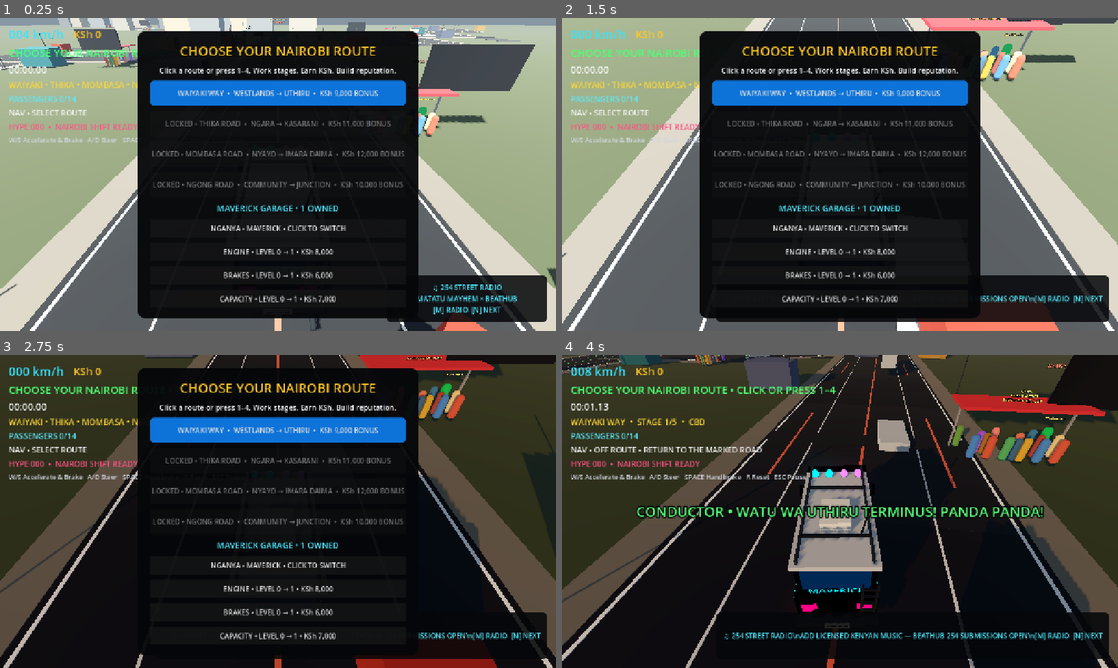
Above: before the commit, frames 1-4 (two rows, left to right).
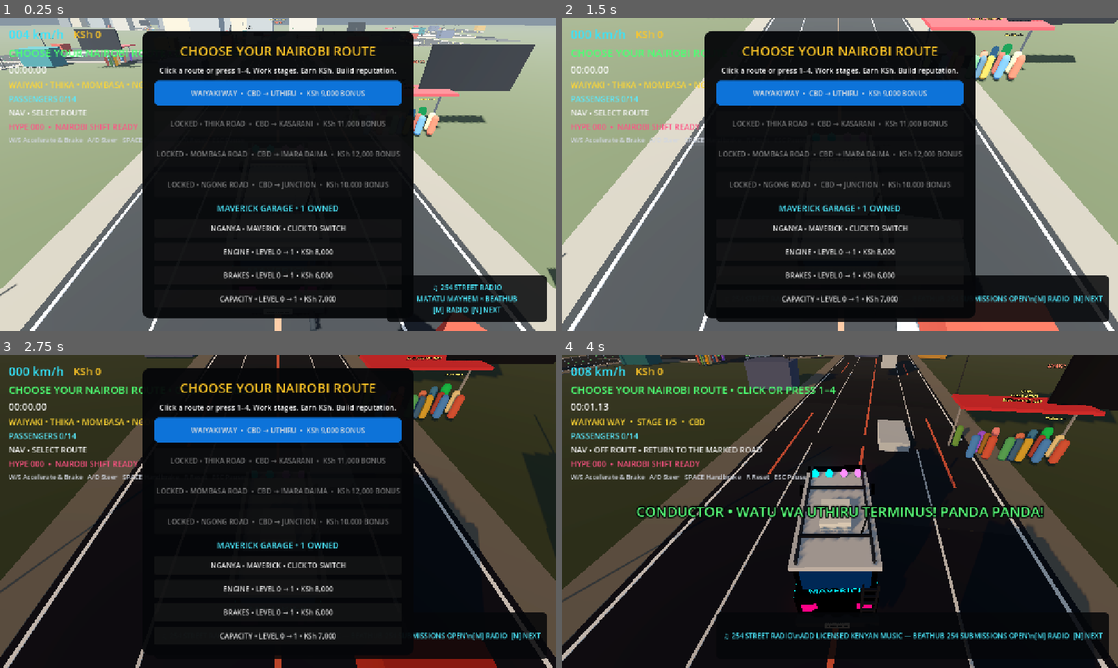
Above: after the commit, the same moments.

Repository: beathubonline-arch/Matatu-Mayhem
Game: Godot game, scene res://scenes/main/Main.tscn
Two runs of this game, one before a commit and one after it. Both use one fixed random seed, a clock stepped at 60 frames per second and the inputs below.
Inputs (mouse positions are in pixels of both pictures, inside the frame that each line leads up to):
- Up to frame 1 (0.25 s): no input
- Up to frame 2 (1.5 s): tap A (steer_left) at 0.5, 1.25 s; move the mouse to (962, 158) at 0.52 s; hold D (steer_right) 0.53-1.28 s; hold N (radio_next) 0.53-1.28 s; click (962, 158) at 0.67 s; move the mouse to (728, 190) at 1.27 s; hold S (brake) from 1.28 s (still down); tap M (radio_toggle) at 1.35 s
- Up to frame 3 (2.75 s): tap A (steer_left) at 2 s; move the mouse to (333, 442) at 2.02 s; release S (brake) at 2.03 s; hold D (steer_right) from 2.03 s (still down); tap L at 2.1 s
- Up to frame 4 (4 s): tap A (steer_left) at 2.75 s; move the mouse to (812, 574) at 2.77 s; release D (steer_right) at 2.78 s; hold W (accelerate) 2.78-3.53 s; tap 1 at 2.85 s; click (812, 574) at 2.92 s; move the mouse to (1006, 558) at 3.52 s; hold A (steer_left) from 3.53 s (still down); tap 2 at 3.6 s

The runs differ from the first frame. In frame 1, 3.5% of the frame differs, in the area x 24-76%, y 4-96%; in frame 2, 3.5%; in frame 3, 2.6%; in frame 4, nothing differs.

Commit message:
Turn completed routes into return trips to CBD

Diff:
--- a/scripts/ui/HUD.gd
+++ b/scripts/ui/HUD.gd
@@ -32,6 +32,7 @@
 var rival_manager: Node
 var _fare_notice_time: float = 0.0
 var _corridor_time: float = 0.0
+var _last_completed_corridor := -1
 
 func _ready() -> void:
 	process_mode = Node.PROCESS_MODE_ALWAYS
@@ -81,6 +82,7 @@
 		corridor_service.stage_grade.connect(_on_stage_grade)
 		corridor_service.event_changed.connect(_on_event_changed)
 		corridor_service.route_unlocked.connect(_on_route_unlocked)
+		corridor_service.direction_changed.connect(_on_direction_changed)
 	if not challenge_manager_path.is_empty():
 		challenge_manager = get_node_or_null(challenge_manager_path)
 	if challenge_manager != null:
@@ -164,16 +166,23 @@
 
 func _on_replay_pressed() -> void:
 	finish_panel.visible = false
-	if corridor_service != null:
-		route_select_panel.visible = true
-		GameManager.set_game_state(GameManager.GameState.ROUTE_SELECT)
-		objective_label.text = "CHOOSE YOUR NEXT ROUTE"
-		passenger_label.text = "WAIYAKI • THIKA • MOMBASA • NGONG"
-		passenger_load_label.text = "PASSENGERS 0/%d" % _current_capacity()
-		navigation_label.text = "NAV • SELECT ROUTE"
-		_refresh_garage()
-		_refresh_nganya_selector()
-		return
+	if corridor_service == null:
+		return
+	if not bool(corridor_service.get("inbound")) and _last_completed_corridor >= 0:
+		corridor_service.call("select_corridor", _last_completed_corridor, true)
+		GameManager.set_game_state(GameManager.GameState.PLAYING)
+		_corridor_time = 0.0
+		route_select_panel.visible = false
+		objective_label.text = "RETURN RUN • BACK TO NAIROBI CBD"
+		return
+	route_select_panel.visible = true
+	GameManager.set_game_state(GameManager.GameState.ROUTE_SELECT)
+	objective_label.text = "CHOOSE YOUR NEXT ROUTE FROM CBD"
+	passenger_label.text = "CBD → WAIYAKI • THIKA • MOMBASA • NGONG"
+	passenger_load_label.text = "PASSENGERS 0/%d" % _current_capacity()
+	navigation_label.text = "NAV • SELECT ROUTE"
+	_refresh_garage()
+	_refresh_nganya_selector()
 
 func _format_time(seconds: float) -> String:
 	var minutes := int(seconds / 60.0)
@@ -212,7 +221,8 @@
 	finish_title.text = "%s COMPLETE" % name
 	var record_text := "NEW PERSONAL BEST!" if new_best else "Best: %s" % _format_time(best)
 	finish_summary.text = "Time: %s\\n%s\\nPassengers: %d  •  Fares: KSh %s\\nRoute bonus: KSh %s\\nTotal: KSh %s" % [_format_time(elapsed), record_text, passengers, _format_number(fares), _format_number(reward), _format_number(balance)]
-	replay_button.text = "CHOOSE NEXT ROUTE"
+	_last_completed_corridor = int(corridor_service.get("corridor_index")) if corridor_service != null else -1
+	replay_button.text = "RETURN TO CBD" if corridor_service != null and not bool(corridor_service.get("inbound")) else "CHOOSE NEXT ROUTE"
 	_refresh_route_unlocks()
 
 func _select_corridor(index: int) -> void:
@@ -252,10 +262,10 @@
 		$RouteSelectPanel/VBox/Ngong
 	]
 	var base_texts := [
-		"WAIYAKI WAY  •  WESTLANDS → UTHIRU  •  KSh 9,000 BONUS",
-		"THIKA ROAD  •  NGARA → KASARANI  •  KSh 11,000 BONUS",
-		"MOMBASA ROAD  •  NYAYO → IMARA DAIMA  •  KSh 12,000 BONUS",
-		"NGONG ROAD  •  COMMUNITY → JUNCTION  •  KSh 10,000 BONUS"
+		"WAIYAKI WAY  •  CBD → UTHIRU  •  KSh 9,000 BONUS",
+		"THIKA ROAD  •  CBD → KASARANI  •  KSh 11,000 BONUS",
+		"MOMBASA ROAD  •  CBD → IMARA DAIMA  •  KSh 12,000 BONUS",
+		"NGONG ROAD  •  CBD → JUNCTION  •  KSh 10,000 BONUS"
 	]
 	var best_times: Dictionary = SaveManager.data.get("corridor_best_times", {})
 	for i in range(buttons.size()):
@@ -432,3 +442,9 @@
 	fare_notice.text = "RIVAL • %s" % message
 	fare_notice.visible = true
 	_fare_notice_time = 2.5
+
+
+func _on_direction_changed(label: String) -> void:
+	fare_notice.text = "ROUTE DIRECTION • %s" % label
+	fare_notice.visible = true
+	_fare_notice_time = 2.5
